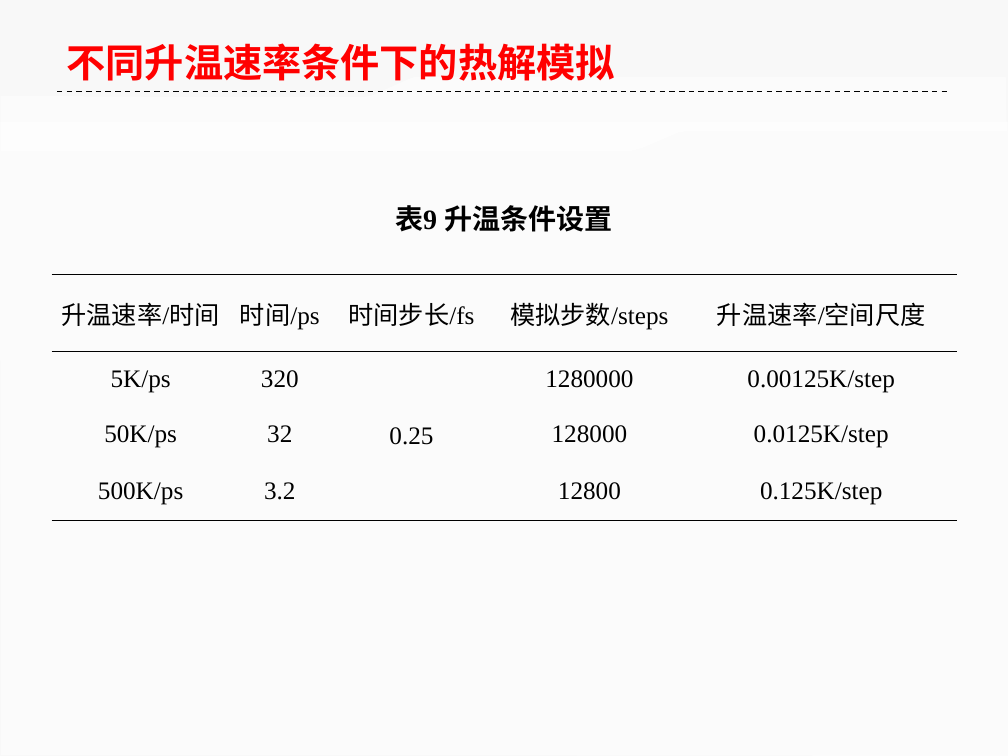
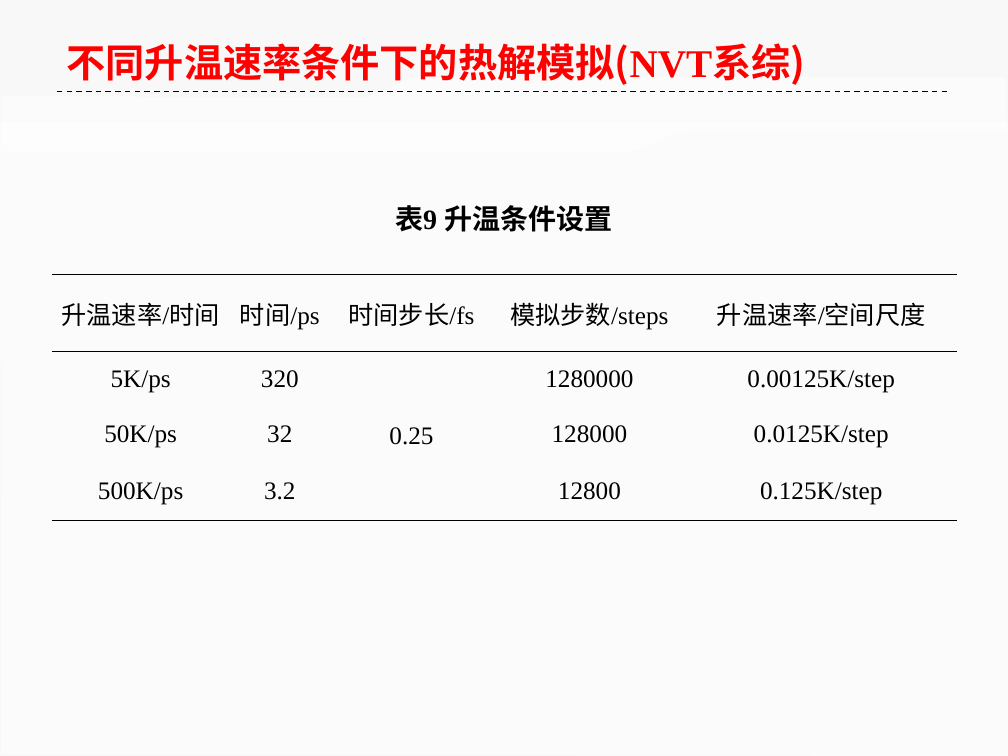
Before and after one commit to ilvcr/GraduationProject, a slide deck: slide 34 of ppt/yoghourtppt.pptx. Drawn at 1008x756 pixels with LibreOffice and Linux fonts; fonts in the diff are those of the drawing. Boxes give left, top, right and bottom in pixels: in the first picture for what was removed or moved away, otherwise in the second. Text is boxed around its words. In the diff, an @@ line names an element or a change of style, - is before the commit and + after.

```diff
--- a/ppt/yoghourtppt.pptx
+++ b/ppt/yoghourtppt.pptx
@@ text at bbox=[67, 43, 806, 85]: text changed @@
-不同升温速率条件下的热解模拟
+不同升温速率条件下的热解模拟(NVT系综)
```
Also in this commit, not shown: 14 other slides changed.
